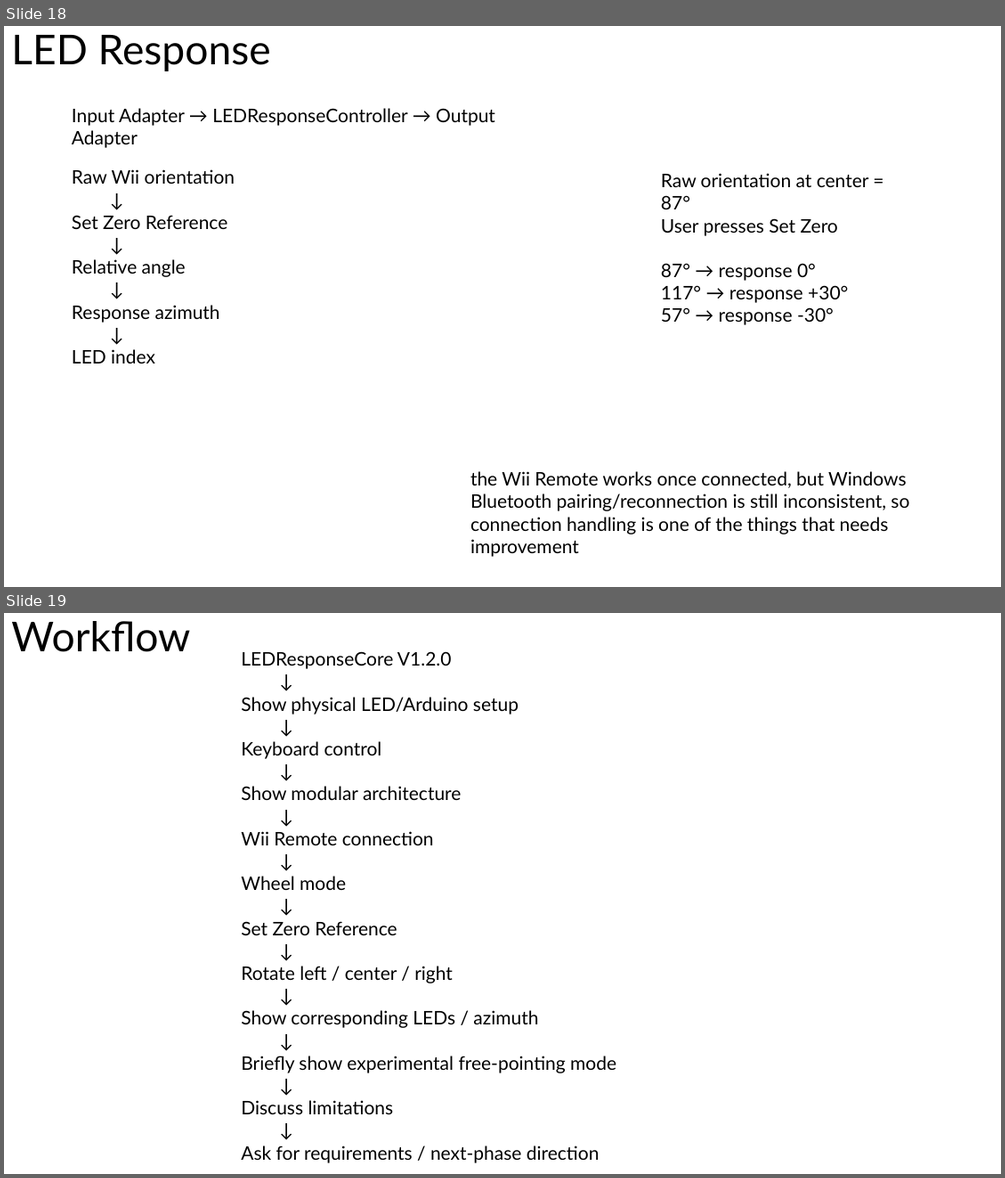
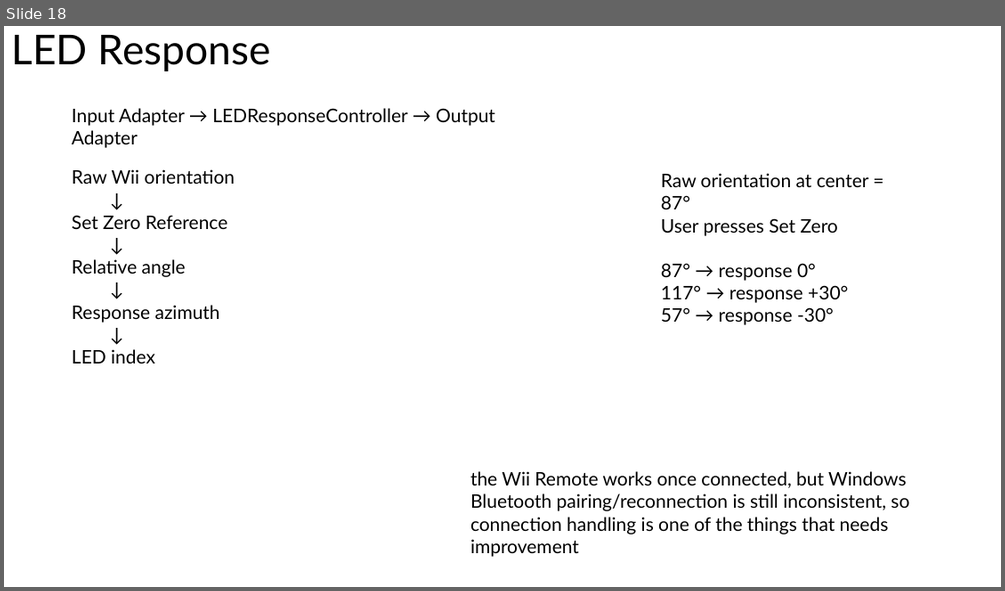
Before and after one commit to Won-Jang/VisualTrackingCore, a slide deck: docs/doc.pptx. Shown one above the other, each under a label of ours: slides 18 and 19 before the commit, slide 18 after it. The pictures are 1005x1178 and 1005x591 pixels, drawn with LibreOffice and Linux fonts; fonts in the diff are those of the drawing. Boxes give left, top, right and bottom in pixels: in the first picture for what was removed or moved away, otherwise in the second. Text is boxed around its words. In the diff, an @@ line names an element or a change of style, - is before the commit and + after.

```diff
--- a/docs/doc.pptx
+++ b/docs/doc.pptx
@@ slide 19 removed at (4, 613, 1001, 1174), background #FFFFFF @@
@@ title removed at (11, 621, 190, 652) @@
-Workflow
@@ text removed at (241, 651, 616, 1163) @@
-LEDResponseCore V1.2.0
-↓
-Show physical LED/Arduino setup
-↓
-Keyboard control
-↓
-Show modular architecture
-↓
-Wii Remote connection
-↓
-Wheel mode
-↓
-Set Zero Reference
-↓
-Rotate left / center / right
-↓
-Show corresponding LEDs / azimuth
-↓
-Briefly show experimental free-pointing mode
-↓
-Discuss limitations
-↓
-Ask for requirements / next-phase direction
```
Also in this commit, not shown: 12 slides added, 3 other slides removed.
